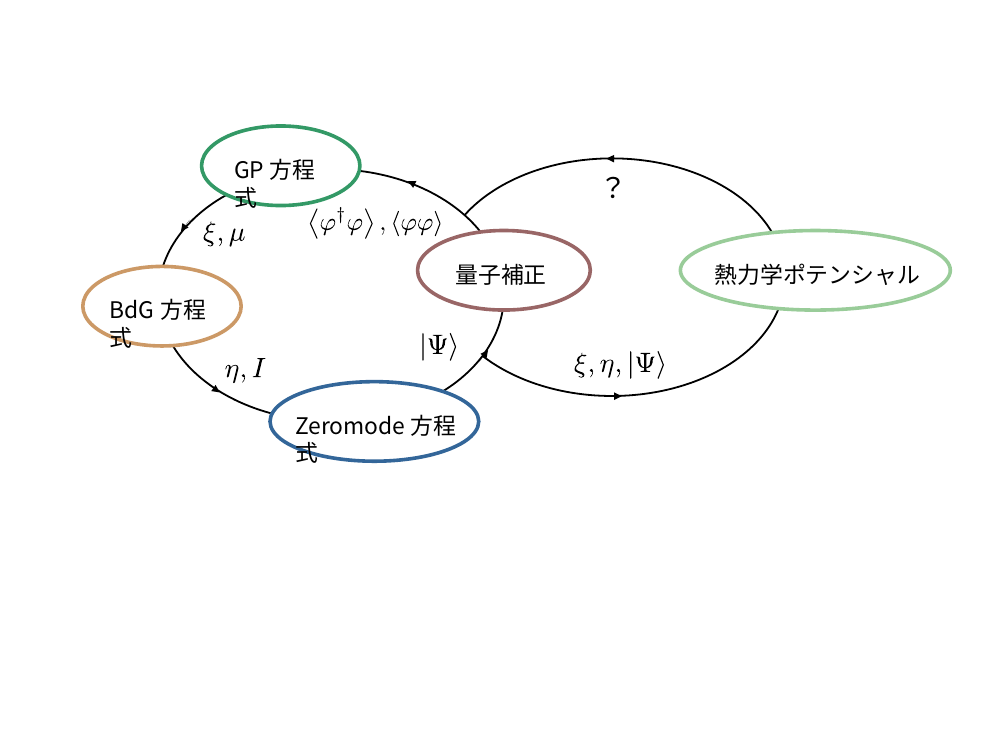
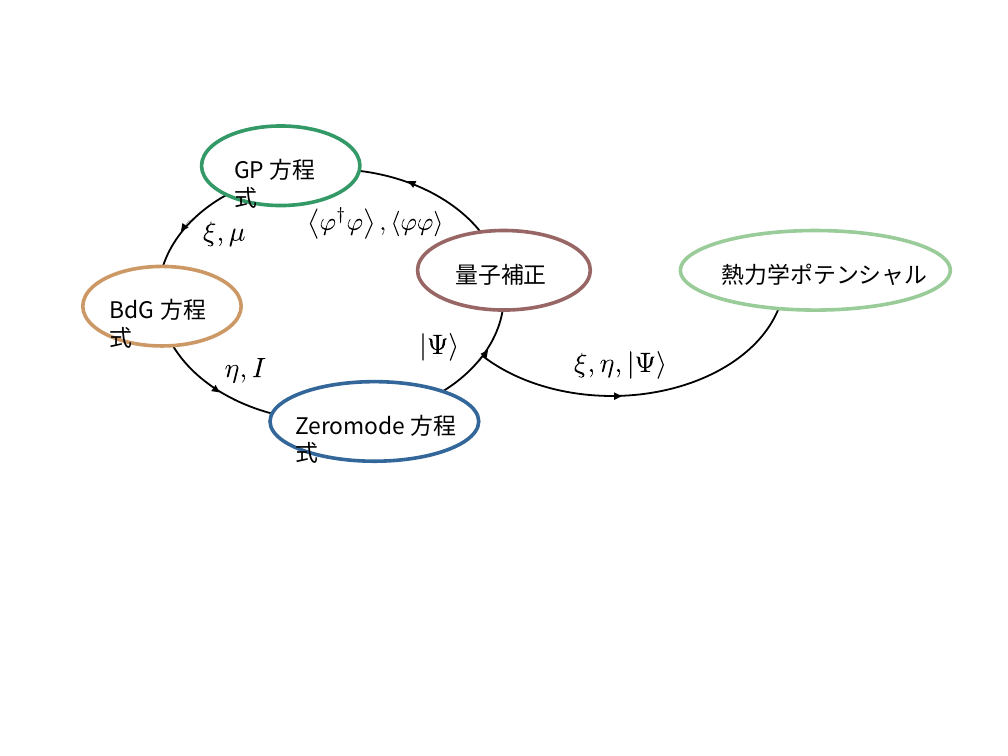
Before and after one commit to jabberwocky0139/QuantumPhys, a slide deck: slide 1 of EPS/Self-Consistent.odp. Drawn at 1008x756 pixels with LibreOffice and Linux fonts; fonts in the diff are those of the drawing. Boxes give left, top, right and bottom in pixels: in the first picture for what was removed or moved away, otherwise in the second. Text is boxed around its words. In the diff, an @@ line names an element or a change of style, - is before the commit and + after.

```diff
--- a/EPS/Self-Consistent.odp
+++ b/EPS/Self-Consistent.odp
@@ rectangle added at [446,123,792,263], fill #FFFFFF @@
@@ text removed at [591,166,637,215] @@
-？
@@ arrow removed from (621, 158) to (606, 158) @@
@@ text "熱力学ポテンシャル": place and size @@
-text "熱力学ポテンシャル" at [715,263,921,285]
+text "熱力学ポテンシャル" at [722,263,928,285]
```
Also in this commit, not shown: 3 slides added, 48 other files.
